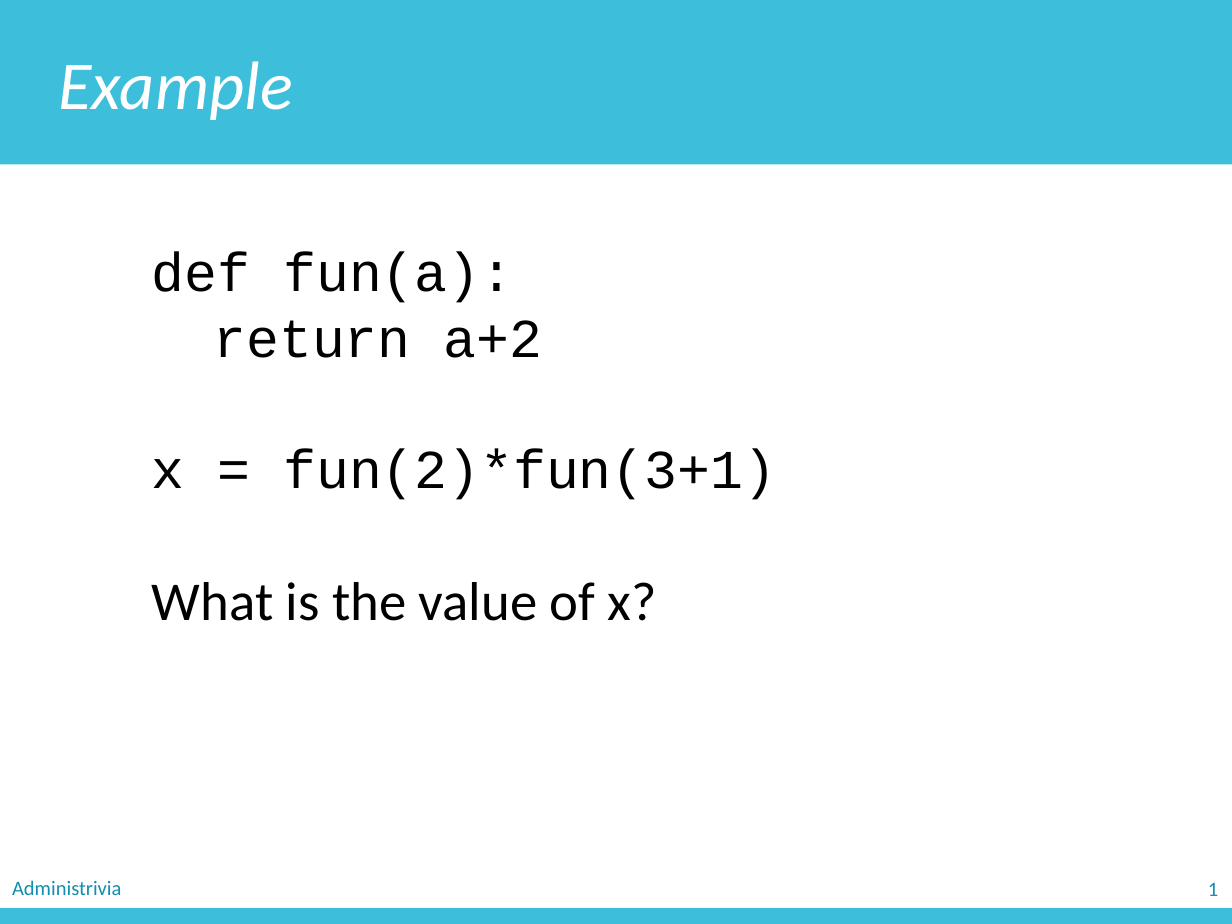
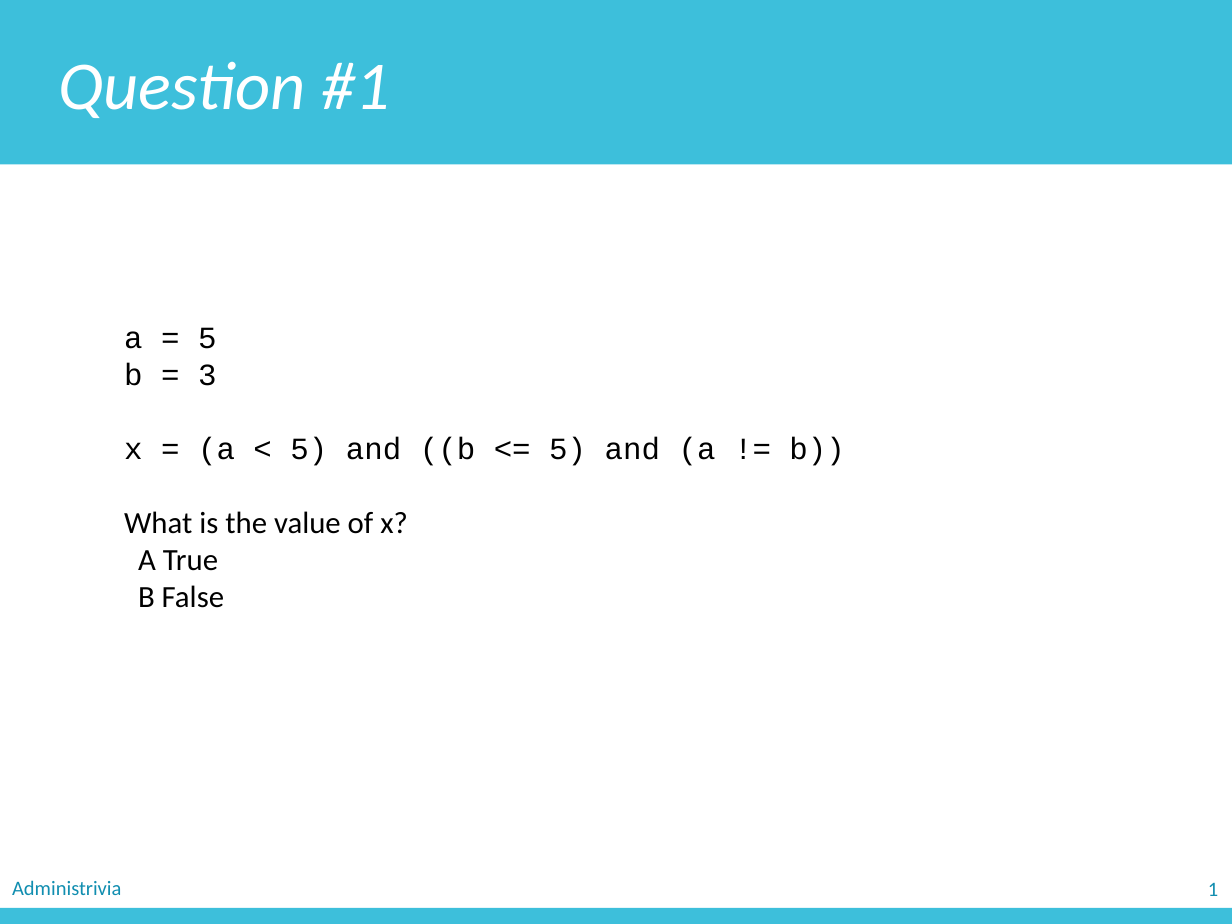
Before and after one commit to zichengliao/zuics101-fa17, a slide deck: slide 5 of lectures/lec06/lec06.pptx (slide 19 before the commit). Drawn at 1232x924 pixels with LibreOffice and Linux fonts; fonts in the diff are those of the drawing. Boxes give left, top, right and bottom in pixels: in the first picture for what was removed or moved away, otherwise in the second. Text is boxed around its words. In the diff, an @@ line names an element or a change of style, - is before the commit and + after.

```diff
--- a/lectures/lec06/lec06.pptx
+++ b/lectures/lec06/lec06.pptx
@@ text in rectangle at [58,61,390,118]: text changed @@
-Example
+Question #1
@@ text "a = 5": place and size @@
-text "a = 5" at [152,252,776,621]
+text "a = 5" at [124,327,844,608]
@@ text at [124,327,844,466]: text changed; size 32 to 18 pt @@
-def fun(a):
-return a+2
-x = fun(2)*fun(3+1)
+a = 5
+b = 3
+x = (a < 5) and ((b <= 5) and (a != b))
@@ text at [124,511,408,534]: size 32 to 18 pt in "What is the value of x?" @@
@@ text at [138,550,224,608]: paragraphs added @@
+A True
+B False
```
Also in this commit, not shown: 5 other slides changed, 22 slides added, 19 slides removed, 3 other files.
